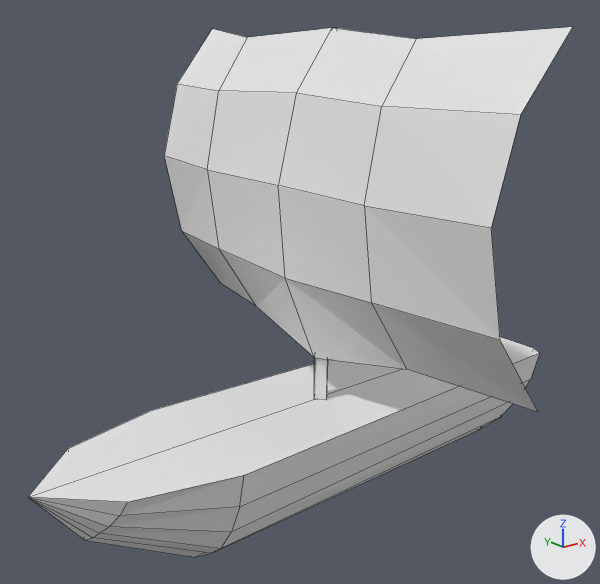
One commit to the Blender file img sources/Blender/ship.blend: the scene before it, then after it.
Rendered twice from a 50 mm lens placed at (-18.2, -22.3, 16.2), pointed at (-0.1, 0.3, 7.2). The lights are fixed; the arrows at lower right show +X, +Y and +Z. Mesh edges are drawn as thin lines.
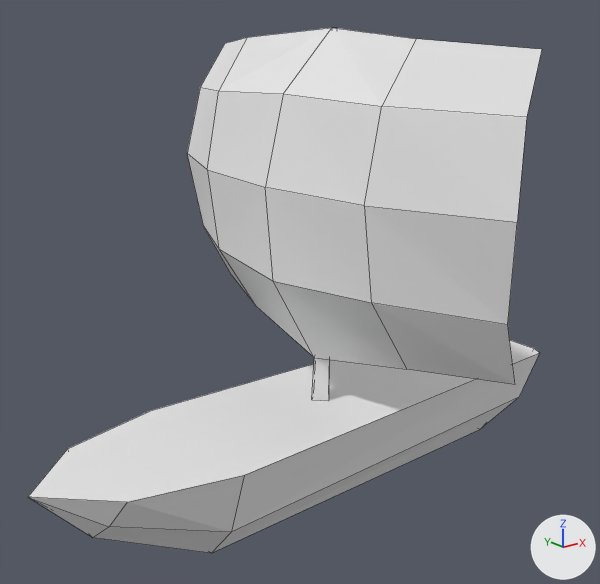
Changed parts and their boxes [x1, y1, x2, y2] in the pictures (600 x 584 px):
'Cube', reshaped, modifiers changed
    before: [28, 27, 572, 557]
    after: [28, 28, 542, 553]

What changed in the scene script:
```text
Change me_cube_001:
    used by ob_cube; location = (0.0, 0.0, 0.0)
    remove me_cube_001.from_pydata(...)  # 43 vertices, 34 faces; spans x -10.8..11.3, y 0.0..8.7, z -1.7..16.3
    add me_cube_001.from_pydata(...)  # 55 vertices, 43 faces; spans x -10.8..11.3, y -8.6..8.6, z -1.1..16.3
    me_cube_001 part 1
    15 vertices are removed from x -9.1..10.8, y 0.0..2.8, z -1.7..14.3
    30 faces are deleted
    7 vertices move from x -0.7..11.3, y 0.0..8.7, z 2.9..16.3 to x 0.4..11.3, y -1.9..8.6, z 2.9..15.8
    27 vertices are added at x -9.0..11.1, y -8.6..0.0, z -1.1..16.3
    39 new faces join them
Change ob_cube:
    remove _m = ob_cube.modifiers.new('Mirror', 'MIRROR')
    remove _m.use_axis = (False, True, False)
```
